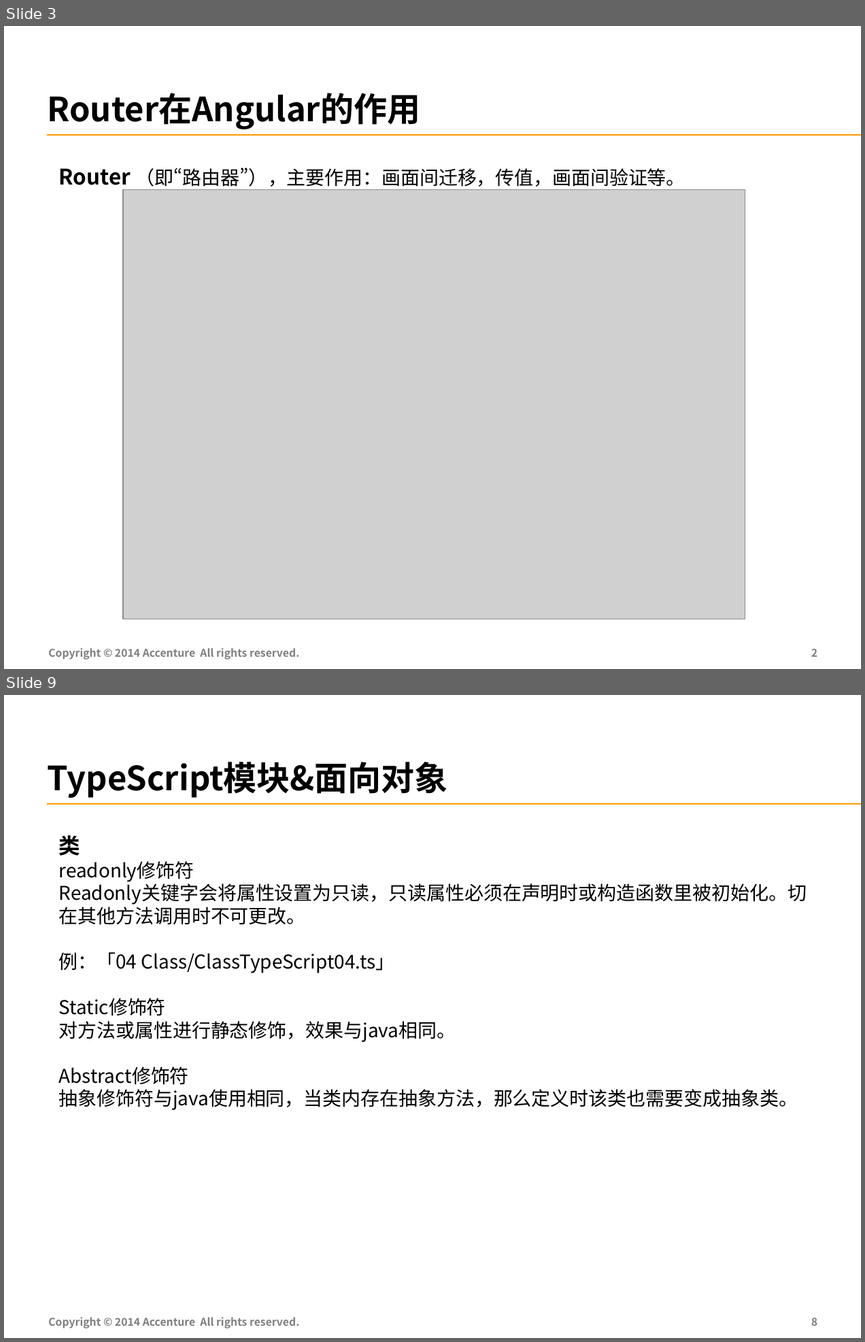
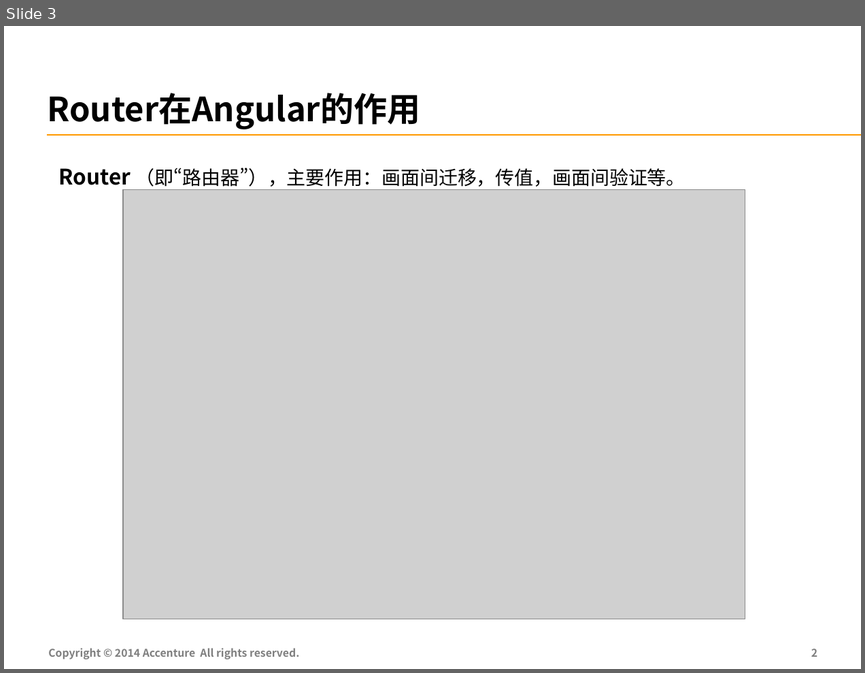
Before and after one commit to FS-Angular-Interest-Group/AngularTraining, a slide deck: PPT/04-Accenture-FS-Angular-Router.pptx. Shown one above the other, each under a label of ours: slides 3 and 9 before the commit, slide 3 after it; the slides between them are not shown. The pictures are 865x1342 and 865x673 pixels, drawn with LibreOffice and Linux fonts; fonts in the diff are those of the drawing; grey boxes stand for pictures. Boxes give left, top, right and bottom in pixels: in the first picture for what was removed or moved away, otherwise in the second. Text is boxed around its words. In the diff, an @@ line names an element or a change of style, - is before the commit and + after.

```diff
--- a/PPT/04-Accenture-FS-Angular-Router.pptx
+++ b/PPT/04-Accenture-FS-Angular-Router.pptx
@@ slide 9 removed at [4,695,861,1338], background #FFFFFF; not listed: 1 template element that a slide beside it also shows @@
@@ text removed at [47,762,447,798] @@
-TypeScript模块&面向对象
@@ text removed at [59,835,807,1110] @@
-类
-readonly修饰符
-Readonly关键字会将属性设置为只读，只读属性必须在声明时或构造函数里被初始化。切在其他方法调用时不可更改。
-例：「04 Class/ClassTypeScript04.ts」
-Static修饰符
-对方法或属性进行静态修饰，效果与java相同。
-Abstract修饰符
-抽象修饰符与java使用相同，当类内存在抽象方法，那么定义时该类也需要变成抽象类。
@@ text removed at [48,1317,299,1328] @@
-Copyright © 2014 Accenture All rights reserved.
@@ page number removed at [811,1317,817,1325] @@
-8
```
Also in this commit, not shown: 6 slides changed, 1 slide added, 6 other slides removed, 2 other files.
